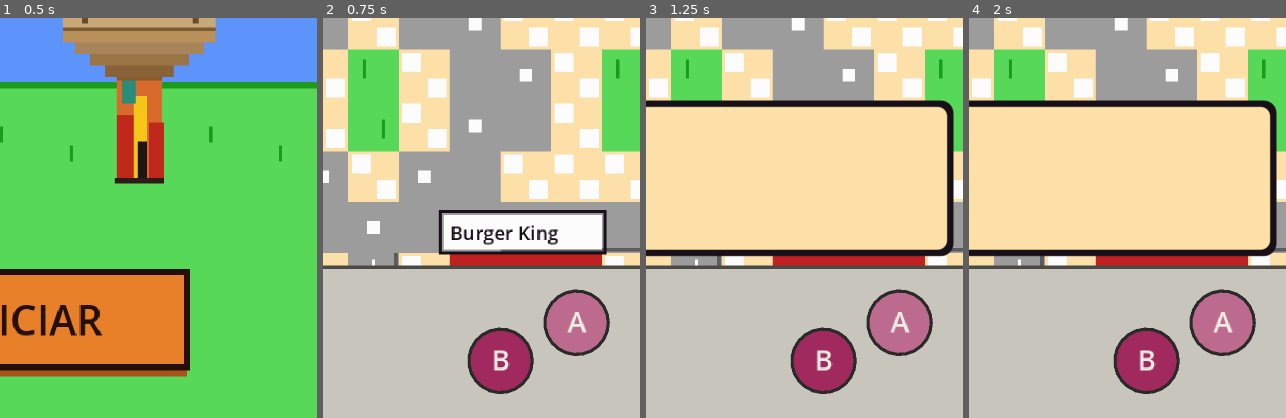
Above: before the commit, frames 1-4 (left to right).
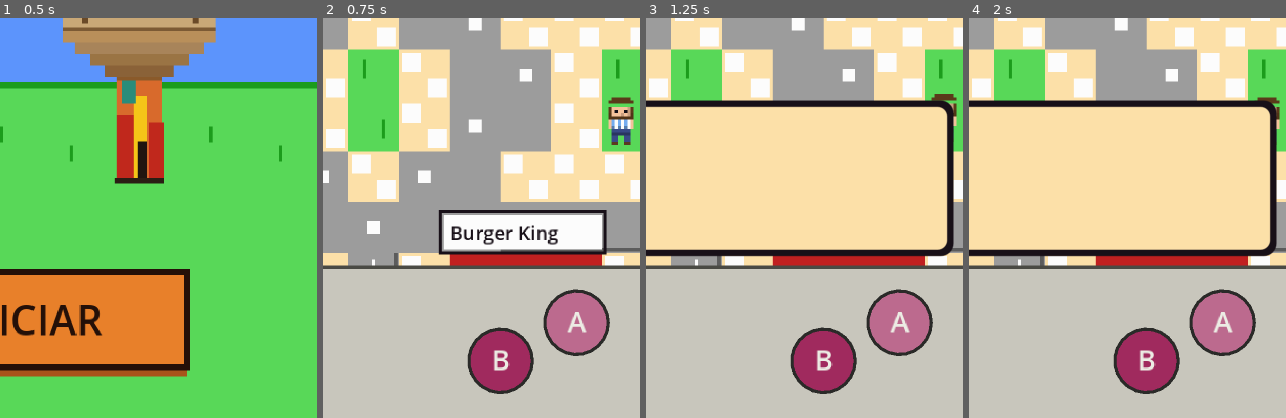
Above: after the commit, the same moments.

Repository: katastudio/TinyMont
Game: Godot game, scene res://scenes/ui/title_screen.tscn
The game is run twice, just before and just after one commit, with the same random seed, the same clock (stepped at 60 frames per second) and the same inputs.
Inputs (mouse positions are % of the whole screen's width and height, from its top left):
- Up to frame 1 (0.5 s): no input
- Up to frame 2 (0.75 s): tap Enter at 0.5 s; move the mouse to (72, 45) at 0.52 s; hold Right (move_right) from 0.53 s (still down); hold Z (interact) from 0.53 s (still down); click (72, 45) at 0.67 s
- Up to frame 3 (1.25 s): keep holding Right (move_right); keep holding Z (interact); tap Space at 0.77, 1.07 s; tap Enter at 0.8 s
- Up to frame 4 (2 s): release Right (move_right) at 1.25 s; release Z (interact) at 1.25 s; drag from (30, 55) to (45, 70) at 1.27 s
The pictures show only the part of the screen within x 50-100%, y 50-100%; the shares and areas given below are measured in that part.

Frame 1 is identical in both runs. In frame 2, 0.8% of the frame differs, in the area x 89-99%, y 19-32%; in frame 3, 0.2%; in frame 4, 0.2%.

Commit message:
feat: objetos buscables + roster ampliado
- Nodo Objeto: item buscable en el mapa, se recoge con A (a la mochila)
- Item icons: trompeta, pelota, recuerdo, microfono, celular, parlante
- Personajes con mision de busqueda: Gille (trompeta), Leo (pelota),
  Tiaguito (microfono), La Coqueta (celular), Chuchu (parlante)
- Posiciones ajustadas en el mapa

Diff:
--- a/scenes/main.tscn
+++ b/scenes/main.tscn
@@ -1,10 +1,11 @@
-[gd_scene load_steps=7 format=4 uid="uid://cvrkcsywl7fg4"]
+[gd_scene load_steps=8 format=4 uid="uid://cvrkcsywl7fg4"]
 
 [ext_resource type="Script" uid="uid://dfoju8g262rgk" path="res://scripts/world/monte_grande.gd" id="1_0wfyh"]
 [ext_resource type="TileSet" uid="uid://33cj3uymneex" path="res://tilesets/monte_tiles.tres" id="2_sugp2"]
 [ext_resource type="PackedScene" uid="uid://byjkst3tfrc72" path="res://scenes/world/cartel.tscn" id="3_cartel"]
 [ext_resource type="PackedScene" path="res://scenes/world/lugar.tscn" id="5_tbgi4"]
 [ext_resource type="PackedScene" path="res://scenes/world/puesto.tscn" id="6_puesto"]
+[ext_resource type="PackedScene" path="res://scenes/world/objeto.tscn" id="7_objeto"]
 [ext_resource type="PackedScene" uid="uid://dhhuuwvijdnxn" path="res://scenes/npc/npc.tscn" id="npc_src"]
 
 [node name="MonteGrande" type="Node2D"]
@@ -234,6 +235,184 @@
 position = Vector2(381, 616)
 toldo = Color(0.478431, 0.121569, 0.168627, 1)
 
+[node name="Gille" parent="." instance=ExtResource("npc_src")]
+position = Vector2(280, 277)
+npc_name = "Gille"
+dialog_lines = ["El barrio suena
+mejor con vos, pibe."]
+pelo_color = Color(0.541176, 0.541176, 0.541176, 1)
+gorra = "fedora"
+gorra_color = Color(0.101961, 0.101961, 0.101961, 1)
+vello_facial = "mustache"
+lentes = true
+camiseta = Color(0.815686, 0.156863, 0.094118, 1)
+mision_id = "gille_trompeta"
+dialog_encargo = ["¡Un caradura nuevo!
+Soy Gille, toco la
+trompeta.", "Despues del ensayo
+me deje la trompeta
+en la plaza.", "Buscala y traemela,
+que sin ella no hay
+zapada, che."]
+dialog_recordatorio = ["¿La trompeta?
+Anda a la plaza,
+tiene que estar ahi.", "Sin trompeta no
+sueno, pibe."]
+dialog_entrega = ["¡Mi trompeta!
+Gracias, grande.", "Tomate esto de
+recuerdo. Ya sos de
+la banda del barrio."]
+requisito_item = "trompeta"
+recompensa_item = "recuerdo"
+
+[node name="ElDiez" parent="." instance=ExtResource("npc_src")]
+position = Vector2(438, 135)
+npc_name = "Leo"
+dialog_lines = ["Aca cualquiera
+juega bien. Es
+el barrio."]
+pelo_color = Color(0.352941, 0.227451, 0.101961, 1)
+vello_facial = "beard"
+camiseta = Color(0.454902, 0.67451, 0.941176, 1)
+marca = "stripes"
+mision_id = "eldiez_pelota"
+dialog_encargo = ["¡Eh, hola! Soy Leo,
+de visita por
+el barrio.", "Pateamos un rato
+y la pelota se fue
+a los arboles.", "¿Me la buscas?
+No llego yo con
+tanta gente."]
+dialog_recordatorio = ["La pelota quedo
+entre los arboles,
+fijate.", "Sin pelota no hay
+picadito, che."]
+dialog_entrega = ["¡Esa! Gracias,
+crack.", "Tomate un recuerdo.
+Nos vemos, campeon."]
+requisito_item = "pelota"
+recompensa_item = "recuerdo"
+
+[node name="Trompeta" parent="." instance=ExtResource("7_objeto")]
+position = Vector2(312, 583)
+item = "trompeta"
+nombre = "la trompeta"
+
+[node name="Pelota" parent="." instance=ExtResource("7_objeto")]
+position = Vector2(472, 583)
+item = "pelota"
+nombre = "la pelota"
+
+[node name="Tiaguito" parent="." instance=ExtResource("npc_src")]
+position = Vector2(488, 104)
+npc_name = "Tiaguito"
+dialog_lines = ["De El Jaguel pal
+mundo, sin olvidarse
+del barrio."]
+piel = Color(0.780392, 0.560784, 0.4, 1)
+pelo = "curly"
+pelo_color = Color(0.101961, 0.101961, 0.101961, 1)
+gorra = "beanie"
+gorra_color = Color(0.12, 0.12, 0.13, 1)
+vello_facial = "stubble"
+camiseta = Color(0.129412, 0.129412, 0.145098, 1)
+mision_id = "tiaguito_microfono"
+dialog_encargo = ["Eh, ¿todo bien?
+Soy Tiaguito, tiro
+rimas por el barrio.", "Antes de la batalla
+se me perdio el
+microfono.", "Cerca de la estacion
+tiene que estar.
+¿Me lo buscas?"]
+dialog_recordatorio = ["¿El microfono?
+Fijate cerca de la
+estacion, dale.", "Sin micro no hay
+freestyle, hermano."]
+dialog_entrega = ["¡Ese microfono!
+Gracias, capo.", "Tomate un recuerdo.
+La proxima tiramos
+unas rimas juntos."]
+requisito_item = "microfono"
+recompensa_item = "recuerdo"
+
+[node name="LaCoqueta" parent="." instance=ExtResource("npc_src")]
+position = Vector2(88, 215)
+npc_name = "La Coqueta"
+dialog_lines = ["El conurbano tiene
+lo mejor, y hay
+que mostrarlo."]
+piel = Color(0.827451, 0.615686, 0.454902, 1)
+pelo = "long"
+pelo_color = Color(0.12, 0.1, 0.09, 1)
+gorra = "headband"
+gorra_color = Color(0.941176, 0.439216, 0.690196, 1)
+camiseta = Color(0.878431, 0.25098, 0.603922, 1)
+mision_id = "coqueta_celular"
+dialog_encargo = ["¡Hola, acompañenon!
+Soy La Coqueta,
+hago contenido.", "Grabando por el
+barrio se me cayo
+el celular.", "Sin celu no hay
+video. ¿Me lo
+buscas, amor?"]
+dialog_recordatorio = ["¿El celular?
+Debe estar por
+donde grababa.", "¡Sin celu no hay
+contenido!"]
+dialog_entrega = ["¡Mi celu! Sos
+un genio.", "Tomate un recuerdo
+y saluda a camara:
+¡acompañenon!"]
+requisito_item = "celular"
+recompensa_item = "recuerdo"
+
+[node name="Chuchu" parent="." instance=ExtResource("npc_src")]
+position = Vector2(112, 127)
+npc_name = "Chuchu"
+dialog_lines = ["En Las Colinas
+nadie se queda
+solo, che."]
+piel = Color(0.780392, 0.560784, 0.4, 1)
+pelo_color = Color(0.101961, 0.101961, 0.101961, 1)
+gorra = "cap"
+gorra_color = Color(0.2, 0.45, 0.75, 1)
+camiseta = Color(0.352941, 0.627451, 0.878431, 1)
+marca = "stripes"
+mision_id = "chuchu_parlante"
+dialog_encargo = ["¡Eeepa! Soy Chuchu,
+del barrio Las
+Colinas.", "Armo un baile
+solidario para
+el comedor.", "Pero perdi el
+parlante. ¿Me lo
+buscas?", "¡Sin musica no
+hay joda, vecino!"]
+dialog_recordatorio = ["¿El parlante?
+Buscalo, que sin
+musica no bailamos.", "El comedor te lo
+va a agradecer."]
+dialog_entrega = ["¡Ese parlante!
+Grande, vecino.", "Tomate un recuerdo.
+Aca ayudamos entre
+todos, siempre."]
+requisito_item = "parlante"
+recompensa_item = "recuerdo"
+
+[node name="Microfono" parent="." instance=ExtResource("7_objeto")]
+position = Vector2(264, 664)
+item = "microfono"
+nombre = "el microfono"
+
+[node name="Celular" parent="." instance=ExtResource("7_objeto")]
+position = Vector2(617, 473)
+item = "celular"
+nombre = "el celular"
+
+[node name="Parlante" parent="." instance=ExtResource("7_objeto")]
+position = Vector2(473, 409)
+item = "parlante"
+nombre = "el parlante"
+
 [node name="McDonalds" parent="." instance=ExtResource("5_tbgi4")]
 position = Vector2(560, 479)
 nombre = "McDonald's"
--- a/scenes/ui/title_screen.tscn
+++ b/scenes/ui/title_screen.tscn
@@ -1,8 +1,12 @@
-[gd_scene load_steps=2 format=3]
+[gd_scene load_steps=2 format=3 uid="uid://dt7duv35q34vd"]
 
-[ext_resource type="Script" path="res://scripts/ui/title_screen.gd" id="1_title"]
+[ext_resource type="Script" uid="uid://boprc5b160a0v" path="res://scripts/ui/title_screen.gd" id="1_title"]
 
 [node name="TitleScreen" type="Control"]
 layout_mode = 3
 anchors_preset = 15
+anchor_right = 1.0
+anchor_bottom = 1.0
+grow_horizontal = 2
+grow_vertical = 2
 script = ExtResource("1_title")
--- /dev/null
+++ b/scenes/world/objeto.tscn
@@ -0,0 +1,6 @@
+[gd_scene load_steps=2 format=3]
+
+[ext_resource type="Script" path="res://scripts/world/objeto.gd" id="1"]
+
+[node name="Objeto" type="Node2D"]
+script = ExtResource("1")
--- a/scripts/art/item_art.gd
+++ b/scripts/art/item_art.gd
@@ -13,6 +13,18 @@
 			_vasitos(ci, r)
 		"cafecito":
 			_cafecito(ci, r)
+		"trompeta":
+			_trompeta(ci, r)
+		"pelota":
+			_pelota(ci, r)
+		"recuerdo":
+			_recuerdo(ci, r)
+		"microfono":
+			_microfono(ci, r)
+		"celular":
+			_celular(ci, r)
+		"parlante":
+			_parlante(ci, r)
 		_:
 			_generico(ci, r)
 
@@ -39,6 +51,68 @@
 	ci.draw_rect(Rect2(x + 7, y + 1, 1, 2), Color(1, 1, 1, 0.5))
 
 
+# Trompeta (misión de Gille): tubo dorado + campana.
+static func _trompeta(ci: CanvasItem, r: Rect2) -> void:
+	var x := r.position.x
+	var y := r.position.y
+	var gold := Color("f5c518")
+	var gold_dk := Color("c99a10")
+	ci.draw_rect(Rect2(x + 2, y + 6, 8, 3), gold)         # tubo
+	ci.draw_rect(Rect2(x + 9, y + 4, 3, 7), gold)         # campana
+	ci.draw_rect(Rect2(x + 11, y + 3, 1, 9), gold_dk)     # borde campana
+	ci.draw_rect(Rect2(x + 4, y + 4, 1, 2), gold_dk)      # pistones
+	ci.draw_rect(Rect2(x + 6, y + 4, 1, 2), gold_dk)
+	ci.draw_rect(Rect2(x + 1, y + 6, 1, 3), gold_dk)      # boquilla
+
+
+# Pelota de fútbol (misión de El Diez).
+static func _pelota(ci: CanvasItem, r: Rect2) -> void:
+	var c := r.get_center()
+	ci.draw_circle(c, 5.5, Color("30302a"))
+	ci.draw_circle(c, 4.8, WHITE)
+	ci.draw_rect(Rect2(c.x - 1, c.y - 1, 2, 2), Color("30302a"))    # gajos
+	ci.draw_rect(Rect2(c.x - 4, c.y + 1, 2, 2), Color("30302a"))
+	ci.draw_rect(Rect2(c.x + 2, c.y - 3, 2, 2), Color("30302a"))
+
+
+# Recuerdo (estrellita dorada que se gana al completar una misión).
+static func _recuerdo(ci: CanvasItem, r: Rect2) -> void:
+	var c := r.get_center()
+	ci.draw_colored_polygon(PackedVector2Array([
+		c + Vector2(0, -6), c + Vector2(1.5, -1.5), c + Vector2(6, 0), c + Vector2(1.5, 1.5),
+		c + Vector2(0, 6), c + Vector2(-1.5, 1.5), c + Vector2(-6, 0), c + Vector2(-1.5, -1.5),
+	]), Color("ffd23c"))
+
+
+# Micrófono (misión de Tiaguito): cabeza metálica + mango.
+static func _microfono(ci: CanvasItem, r: Rect2) -> void:
+	var c := Vector2(r.position.x + 7, r.position.y + 4)
+	ci.draw_circle(c, 3.0, Color("b8b8c0"))                        # cabeza (grille)
+	ci.draw_rect(Rect2(c.x - 3, c.y, 6, 1), Color("70707a"))       # banda
+	ci.draw_rect(Rect2(c.x - 1, c.y + 3, 2, 8), Color("2a2a30"))   # mango
+	ci.draw_rect(Rect2(c.x - 1, c.y + 10, 2, 1), Color("5a5a64"))  # base
+
+
+# Celular (misión de La Coqueta): cuerpo + pantalla.
+static func _celular(ci: CanvasItem, r: Rect2) -> void:
+	var x := r.position.x
+	var y := r.position.y
+	ci.draw_rect(Rect2(x + 4, y + 2, 6, 11), Color("20202a"))      # cuerpo
+	ci.draw_rect(Rect2(x + 5, y + 3, 4, 7), Color("6ab0f0"))       # pantalla
+	ci.draw_rect(Rect2(x + 6, y + 11, 2, 1), Color("50505a"))      # botón
+
+
+# Parlante (misión de Chuchu): caja + cono + tweeter.
+static func _parlante(ci: CanvasItem, r: Rect2) -> void:
+	var x := r.position.x
+	var y := r.position.y
+	ci.draw_rect(Rect2(x + 2, y + 3, 10, 9), Color("3a2a1a"))      # caja
+	ci.draw_rect(Rect2(x + 2, y + 3, 10, 9), Color("18120c"), false, 1.0)
+	ci.draw_circle(Vector2(x + 7, y + 8), 2.6, Color("18181a"))    # cono
+	ci.draw_circle(Vector2(x + 7, y + 8), 1.0, Color("60606a"))
+	ci.draw_circle(Vector2(x + 4, y + 5), 1.0, Color("18181a"))    # tweeter
+
+
 # Fallback: caja con signo, para objetos aún sin ícono propio.
 static func _generico(ci: CanvasItem, r: Rect2) -> void:
 	var x := r.position.x
--- /dev/null
+++ b/scripts/world/objeto.gd
@@ -0,0 +1,34 @@
+@tool
+extends Node2D
+## Objeto buscable en el mapa: se ve, flota, y se recoge con A (entra a la mochila).
+## Reusa el sistema de interacción de los NPC: al tener interact(), bloquea su celda
+## y el player lo "toma" mirándolo y apretando A. Editable 100% en el editor:
+## arrastralo y elegí qué objeto es (item) en el Inspector.
+
+const ItemArt = preload("res://scripts/art/item_art.gd")
+
+@export var item: String = "generico":
+	set(v):
+		item = v
+		queue_redraw()
+@export var nombre: String = ""   # ej: "la trompeta" -> feedback al recogerlo
+
+var _t := 0.0
+
+
+func _process(delta: float) -> void:
+	_t += delta
+	queue_redraw()   # flota (bob)
+
+
+func _draw() -> void:
+	var bob := sin(_t * 3.0) * 1.5
+	draw_circle(Vector2(0, 7), 4.0, Color(0, 0, 0, 0.18))       # sombra en el piso
+	ItemArt.draw_on(self, item, Rect2(-7, -10 + bob, 14, 14))
+
+
+func interact(_player_pos: Vector2) -> void:
+	GameManager.agregar_item(item)
+	if nombre != "":
+		GameManager.start_dialog("Monti", ["¡Encontre " + nombre + "!"], Color("547ff3"))
+	queue_free()   # ya lo tenés
Not shown, added: scripts/world/objeto.gd.uid
